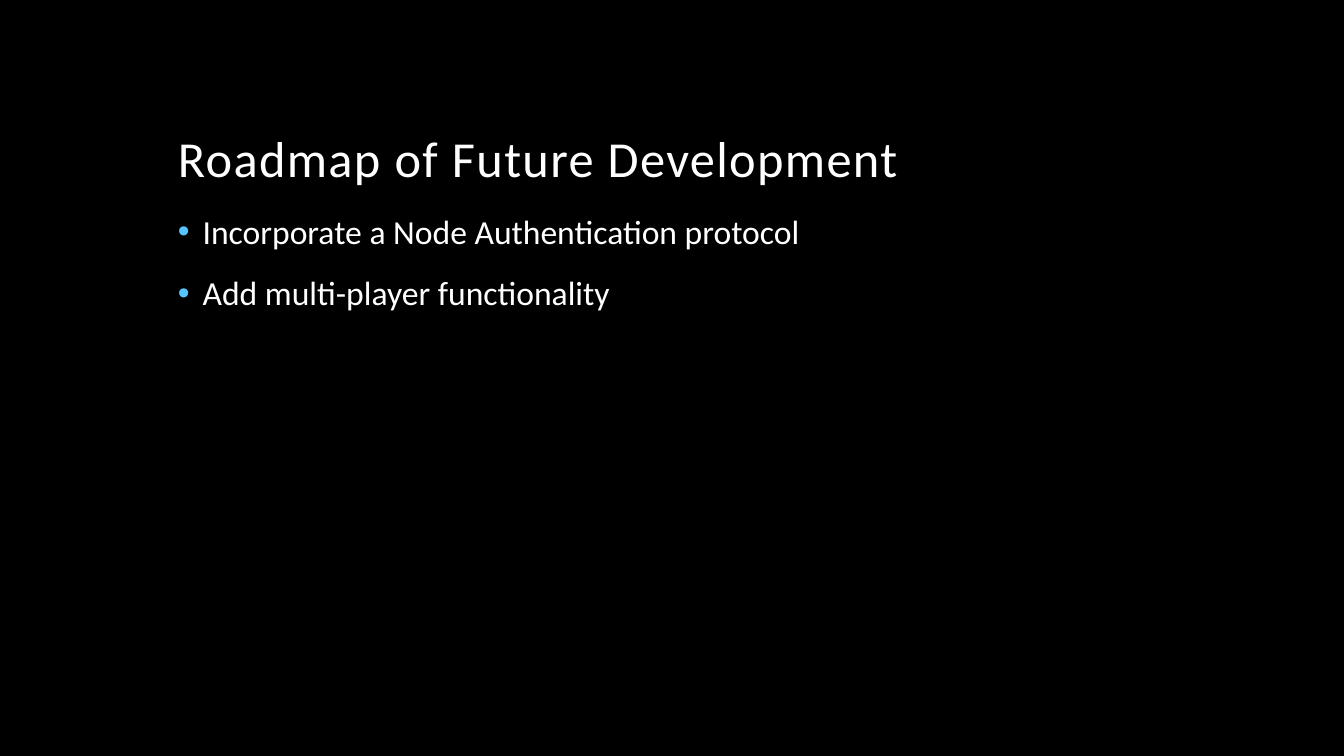
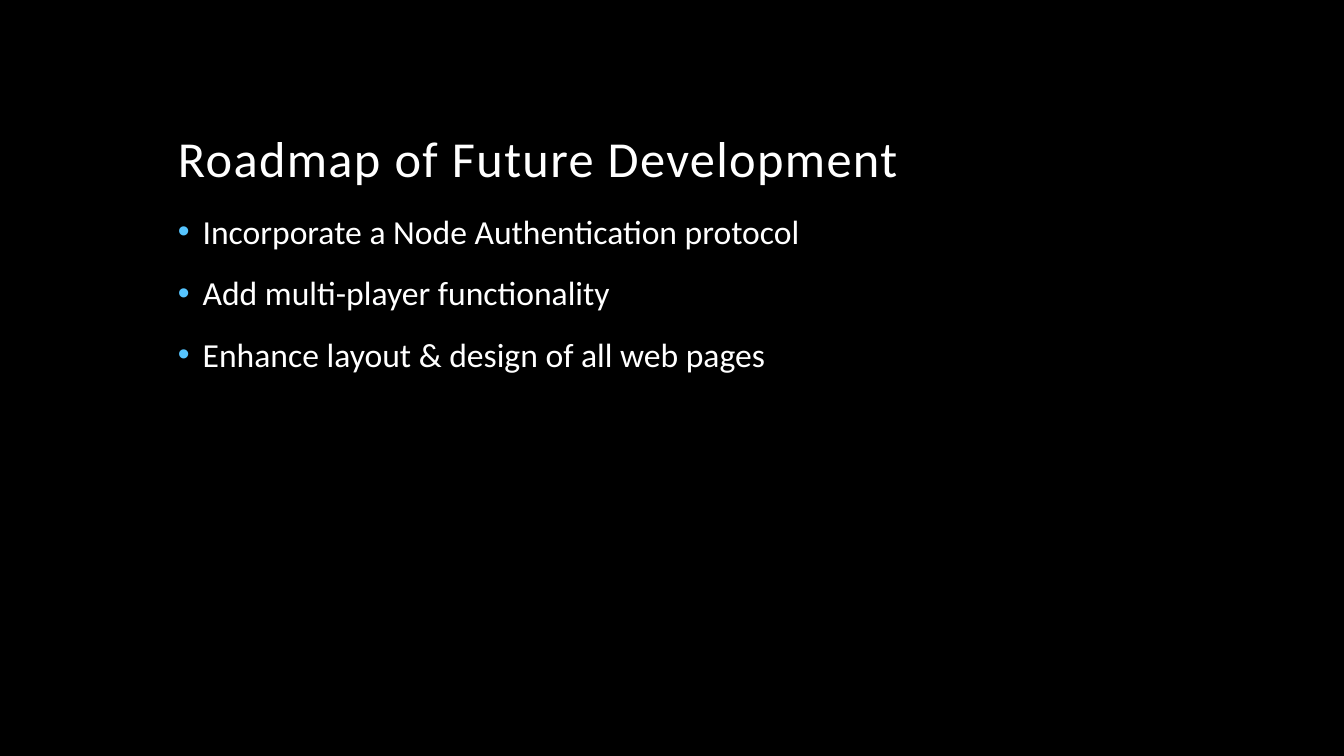
Before and after one commit to CoreyDH/Rangama, a slide deck: slide 9 of Anagram Presentation.pptx. Drawn at 1344x756 pixels with LibreOffice and Linux fonts; fonts in the diff are those of the drawing; background and template pictures are left out. Boxes give left, top, right and bottom in pixels: in the first picture for what was removed or moved away, otherwise in the second. Text is boxed around its words. In the diff, an @@ line names an element or a change of style, - is before the commit and + after.

```diff
--- a/Anagram Presentation.pptx
+++ b/Anagram Presentation.pptx
@@ text at <box>203,343,765,373</box>: paragraph added @@
+• Enhance layout & design of all web pages
```
Also in this commit, not shown: 3 other slides changed, 1 other file.
